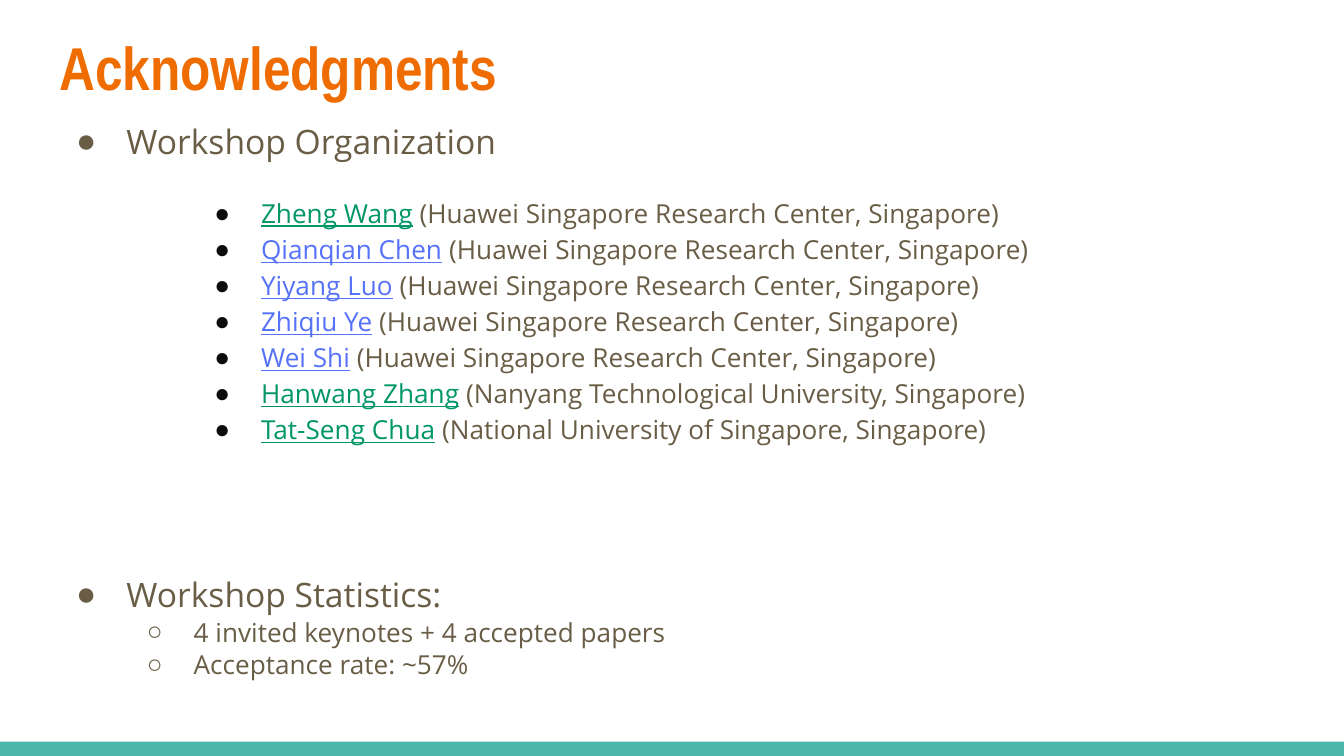
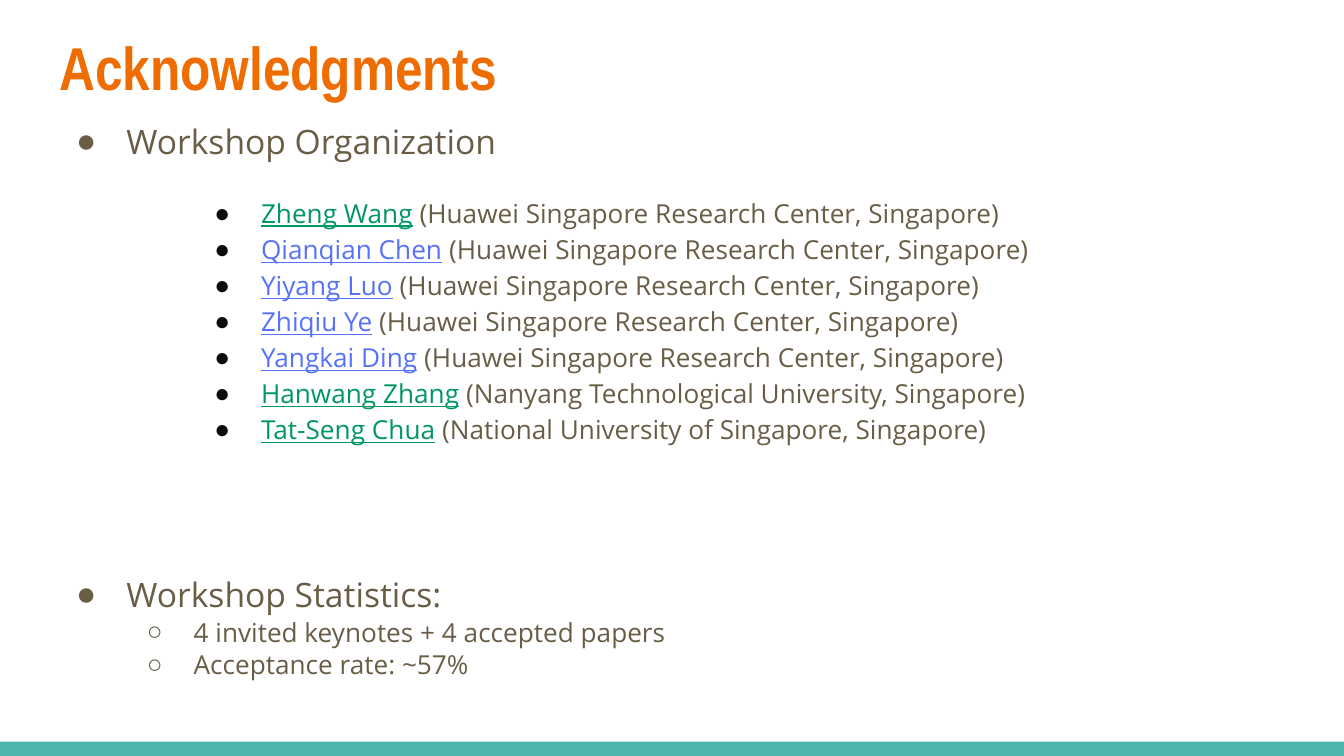
Before and after one commit to zhengwang125/zhengwang125.github.io, a slide deck: slide 3 of paper/LGM3A25.pptx. Drawn at 1344x756 pixels with LibreOffice and Linux fonts; fonts in the diff are those of the drawing. Boxes give left, top, right and bottom in pixels: in the first picture for what was removed or moved away, otherwise in the second. Text is boxed around its words. In the diff, an @@ line names an element or a change of style, - is before the commit and + after.

```diff
--- a/paper/LGM3A25.pptx
+++ b/paper/LGM3A25.pptx
@@ text at (x1=261, y1=347, x2=1003, y2=374): text changed @@
-● Wei Shi (Huawei Singapore Research Center, Singapore)
+● Yangkai Ding (Huawei Singapore Research Center, Singapore)
```
